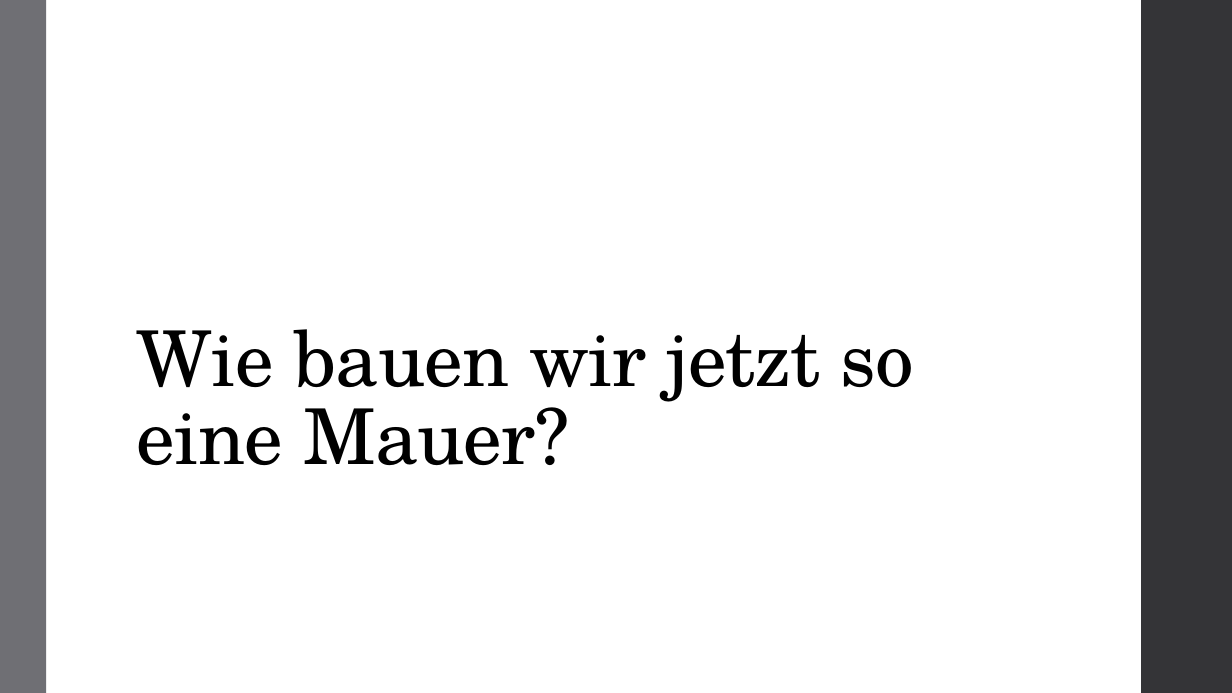
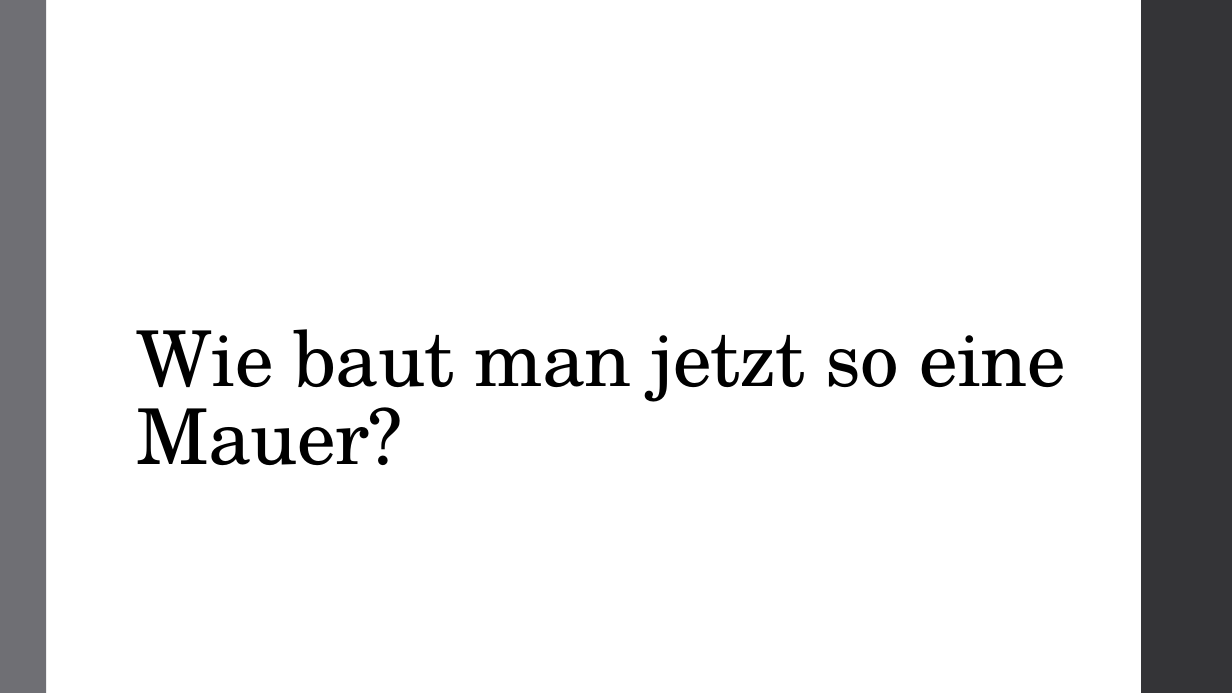
Before and after one commit to atalantus/BwInf36_Runde02, a slide deck: slide 18 of Aufgabe01_Praesentation.pptx. Drawn at 1232x693 pixels with LibreOffice and Linux fonts; fonts in the diff are those of the drawing. Boxes give left, top, right and bottom in pixels: in the first picture for what was removed or moved away, otherwise in the second. Text is boxed around its words. In the diff, an @@ line names an element or a change of style, - is before the commit and + after.

Commit message:
Finished presentation

```diff
--- a/Aufgabe01_Praesentation.pptx
+++ b/Aufgabe01_Praesentation.pptx
@@ title at box(137, 329, 1065, 465): text changed @@
-Wie bauen wir jetzt so eine Mauer?
+Wie baut man jetzt so eine Mauer?
```
Also in this commit, not shown: 2 other slides changed, 2 slides added, 3 other files.
